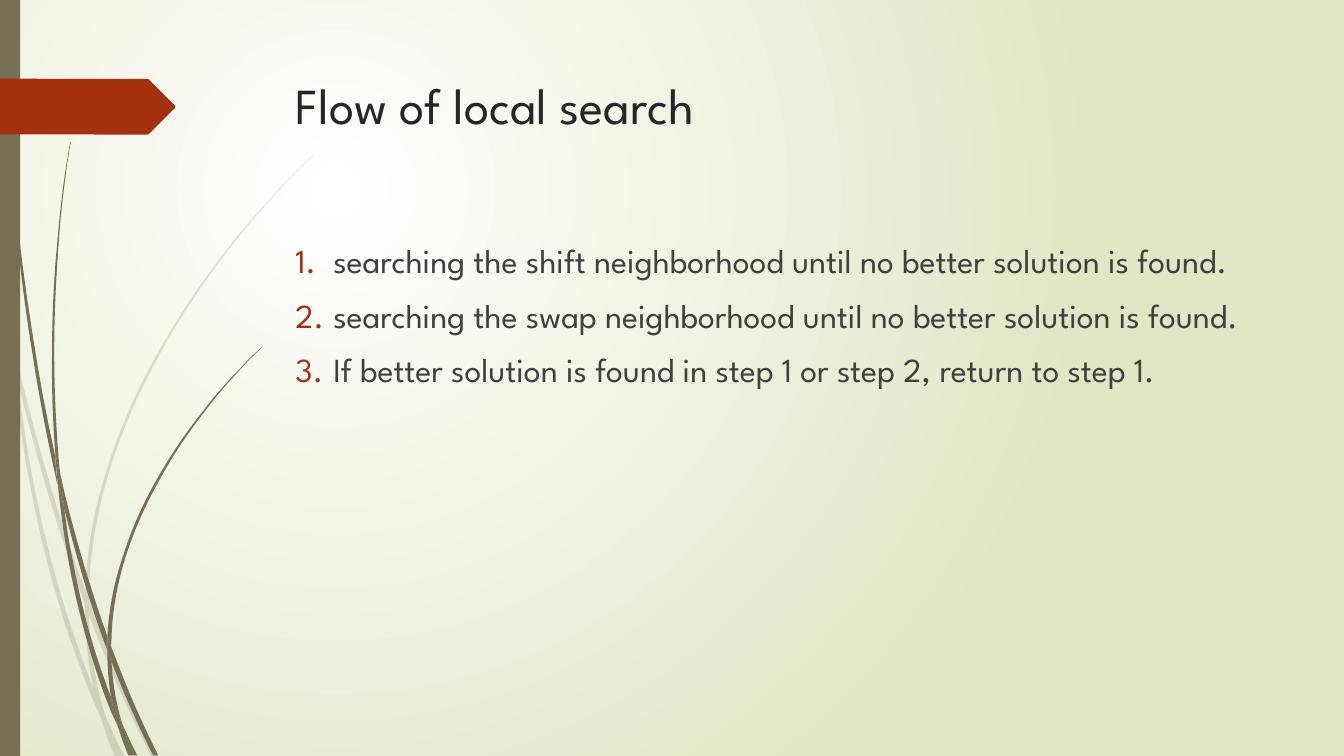
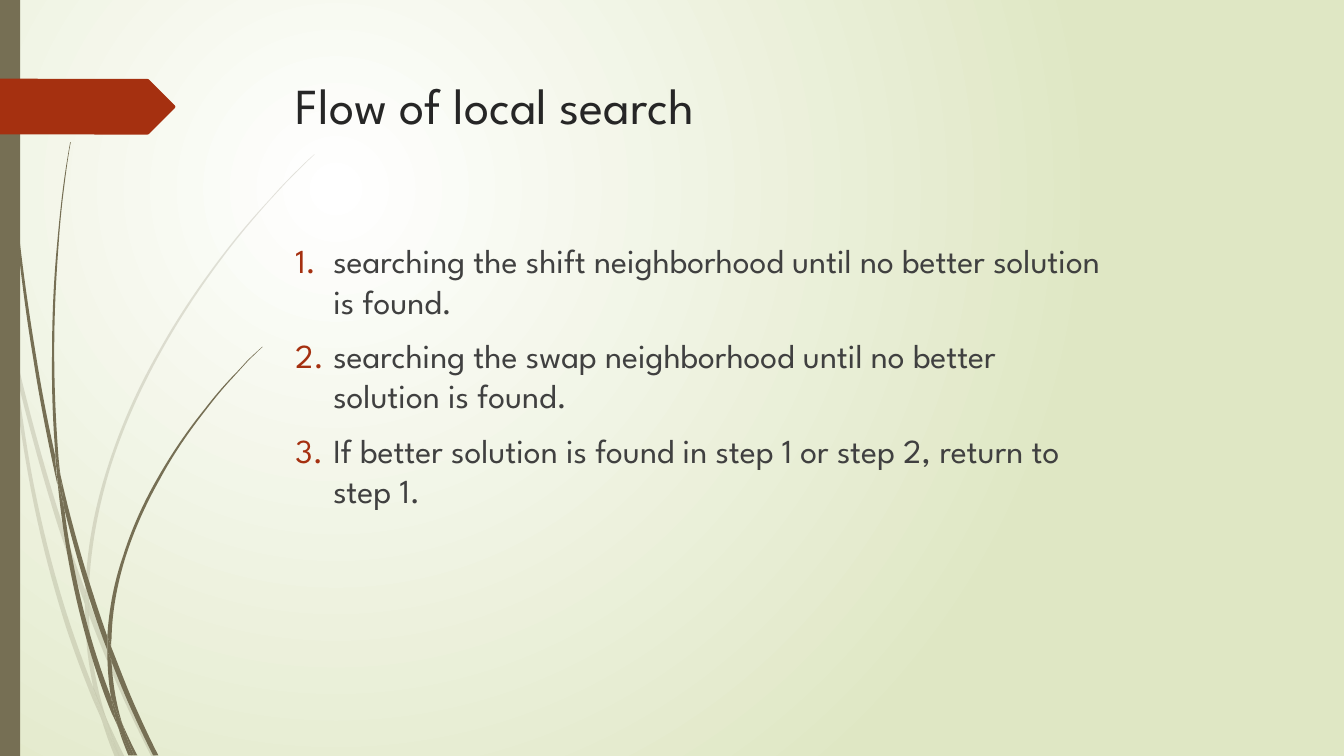
Before and after one commit to r-kurosu/kline_new, a slide deck: slide 35 of 竹田_修論発表.pptx. Drawn at 1344x756 pixels with LibreOffice and Linux fonts; fonts in the diff are those of the drawing. Boxes give left, top, right and bottom in pixels: in the first picture for what was removed or moved away, otherwise in the second. Text is boxed around its words. In the diff, an @@ line names an element or a change of style, - is before the commit and + after.

```diff
--- a/竹田_修論発表.pptx
+++ b/竹田_修論発表.pptx
@@ text "searching the shift neighborhood until ..." rewrapped from <box>333,249,1238,389</box> to <box>333,249,1100,510</box> @@
```
Also in this commit, not shown: 6 other slides changed, 5 slides removed.
